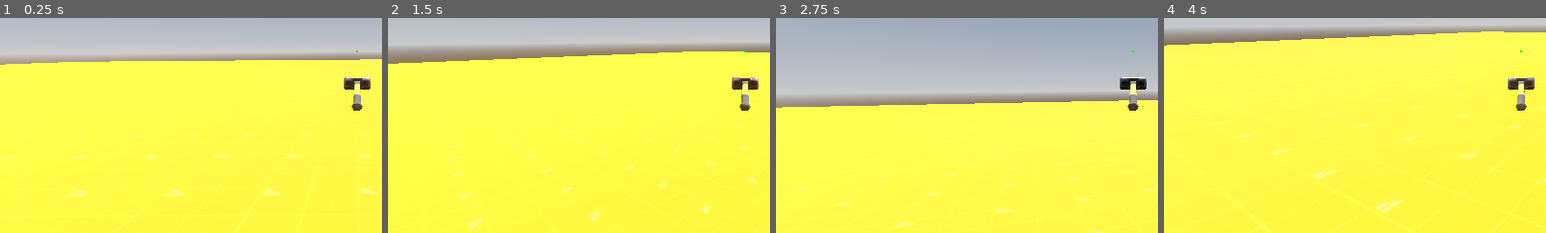
Above: before the commit, frames 1-4 (left to right).
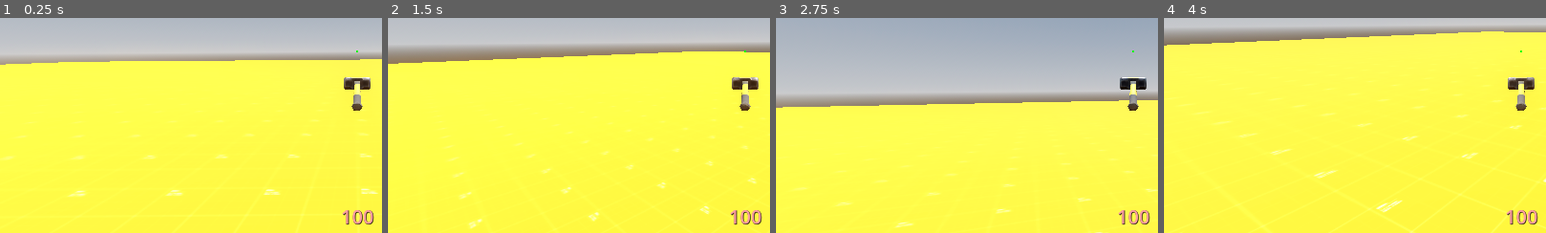
Above: after the commit, the same moments.

Repository: wdfeer/AAA-Project
Game: Godot game, scene res://game.tscn
Two runs of this game, one before a commit and one after it. Both use one fixed random seed, a clock stepped at 60 frames per second and the inputs below.
Inputs (mouse positions are % of the whole screen's width and height, from its top left):
- Up to frame 1 (0.25 s): no input
- Up to frame 2 (1.5 s): tap Enter at 0.5 s; move the mouse to (55, 50) at 0.52 s; hold W (up) from 0.53 s (still down); tap Space (jump) at 0.77 s; move the mouse to (45, 50) at 1.27 s
- Up to frame 3 (2.75 s): keep holding W (up); tap Space (jump) at 1.52 s; move the mouse to (52, 48) at 2.02 s
- Up to frame 4 (4 s): keep holding W (up); move the mouse to (49, 52) at 2.77 s; tap Space (jump) at 3.02, 3.77 s; move the mouse to (57, 51) at 3.52 s
The pictures show only the part of the screen within x 3-53%, y 42-92%; the shares and areas given below are measured in that part.

The runs differ from the first frame. In frame 1, 0.3% of the frame differs, in the area x 89-98%, y 89-97%; in frame 2, 0.3%; in frame 3, 0.3%; in frame 4, 0.3%.

Commit message:
Make the Enemy damage the Player

Diff:
--- a/Player.gd
+++ b/Player.gd
@@ -8,8 +8,6 @@
 var gravity = ProjectSettings.get_setting("physics/3d/default_gravity")
 
 @onready var camera = $PlayerCamera
-
-var hp: float = 100;
 
 func _physics_process(delta):
 	if global_position.y < -3:
@@ -34,8 +32,32 @@
 		velocity.x = move_toward(velocity.x, 0, SPEED)
 		velocity.z = move_toward(velocity.z, 0, SPEED)
 
+	if immunity_time > 0:
+		immunity_time -= delta
+
 	var collision: KinematicCollision3D = move_and_collide(velocity * delta, true)
 	if collision != null && collision.get_collider() is Enemy:
-		get_tree().change_scene_to_file("res://game.tscn")
+		damage(20)
 
 	move_and_slide()
+
+
+@onready var hp_label: Label = $"../UI/HpLabel"
+
+var hp: float = 100;
+
+var immunity_time: float = 0;
+
+func damage(value: float):
+	if immunity_time > 0:
+		return
+
+	hp -= value
+	hp_label.text = str(hp)
+	if hp <= 0:
+		die()
+
+	immunity_time = 1
+
+func die():
+	get_tree().change_scene_to_file("res://game.tscn")
--- a/game.tscn
+++ b/game.tscn
@@ -61,11 +61,12 @@
 anchor_right = 0.5
 anchor_bottom = 0.5
 offset_left = -56.0
-offset_top = 318.0
+offset_top = -386.0
 offset_right = 55.0
-offset_bottom = 366.0
+offset_bottom = -338.0
 grow_horizontal = 2
 grow_vertical = 2
+theme_override_colors/font_shadow_color = Color(0, 0, 0, 1)
 theme_override_font_sizes/font_size = 32
 horizontal_alignment = 1
 script = ExtResource("1_kclw0")
@@ -89,22 +90,35 @@
 expand_mode = 1
 
 [node name="DamageLabel" type="Label" parent="UI"]
-modulate = Color(0, 1, 0, 1)
+self_modulate = Color(0.627451, 1, 0.627451, 1)
 layout_mode = 1
 anchors_preset = 8
 anchor_left = 0.5
 anchor_top = 0.5
 anchor_right = 0.5
 anchor_bottom = 0.5
-offset_left = -56.0
+offset_left = -80.0
 offset_top = 270.0
-offset_right = 55.0
+offset_right = 80.0
 offset_bottom = 318.0
 grow_horizontal = 2
 grow_vertical = 2
+theme_override_colors/font_shadow_color = Color(0, 0, 0, 1)
 theme_override_font_sizes/font_size = 32
 horizontal_alignment = 1
 script = ExtResource("3_g8evn")
+
+[node name="HpLabel" type="Label" parent="UI"]
+self_modulate = Color(1, 0.627451, 0.627451, 1)
+layout_mode = 0
+offset_left = 720.0
+offset_top = 768.0
+offset_right = 880.0
+offset_bottom = 826.0
+theme_override_colors/font_shadow_color = Color(0, 0, 0, 1)
+theme_override_font_sizes/font_size = 40
+text = "100"
+horizontal_alignment = 1
 
 [node name="WorldEnvironment" type="WorldEnvironment" parent="."]
 environment = SubResource("Environment_b8hfi")
